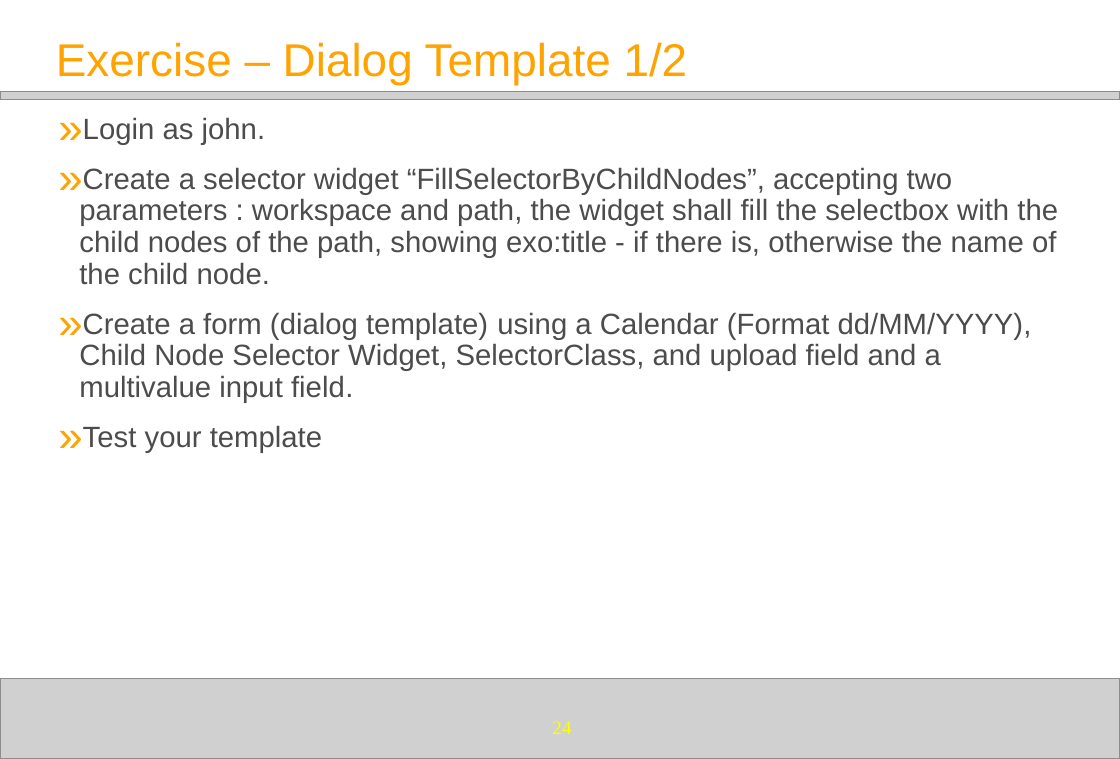
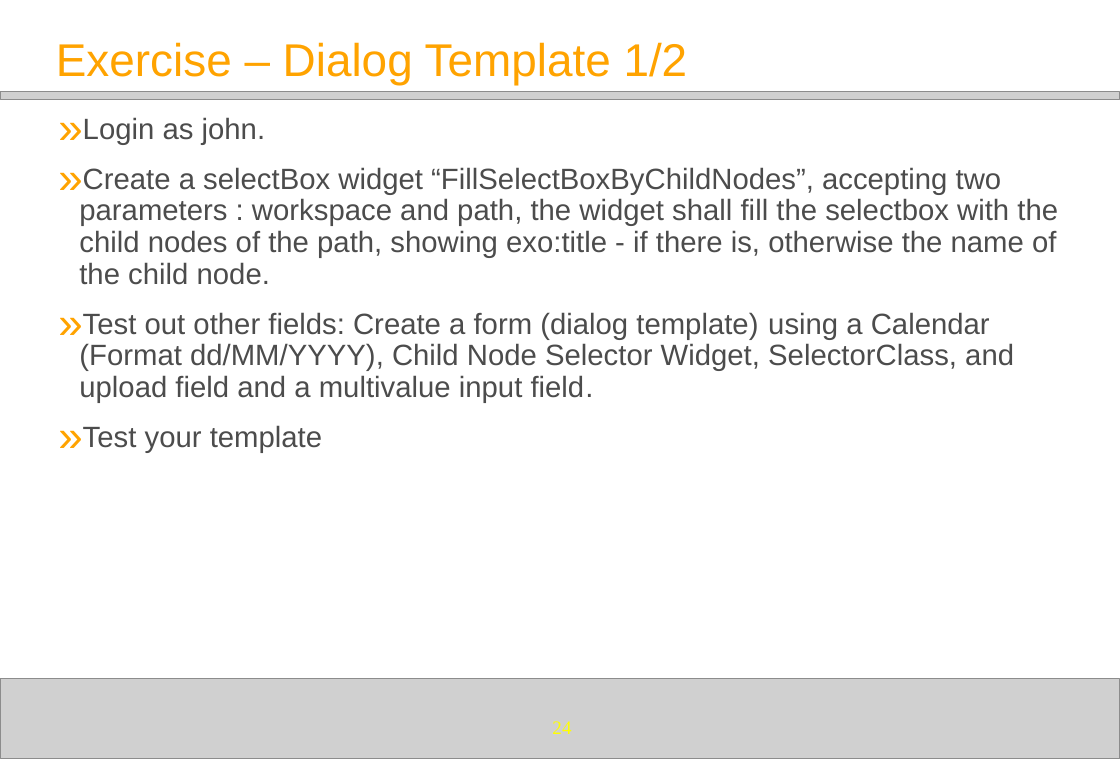
Before and after one commit to anhvurz90/training, a slide deck: slide 24 of plf3_5/eXoDeveloper/440-eXo-Content-for-Developers/440-eXo-Content-for-Developers.pptx. Drawn at 1120x759 pixels with LibreOffice and Linux fonts; fonts in the diff are those of the drawing; grey boxes stand for pictures; background and template pictures are left out. Boxes give left, top, right and bottom in pixels: in the first picture for what was removed or moved away, otherwise in the second. Text is boxed around its words. In the diff, an @@ line names an element or a change of style, - is before the commit and + after.

```diff
--- a/plf3_5/eXoDeveloper/440-eXo-Content-for-Developers/440-eXo-Content-for-Developers.pptx
+++ b/plf3_5/eXoDeveloper/440-eXo-Content-for-Developers/440-eXo-Content-for-Developers.pptx
@@ text at (79, 167, 1058, 403): text changed @@
-» Create a selector widget “FillSelectorByChildNodes”, accepting two parameters : workspace and path, the widget shall fill the selectbox with the child nodes of the path, showing exo:title - if there is, otherwise the name of the child node.
-» Create a form (dialog template) using a Calendar (Format dd/MM/YYYY), Child Node Selector Widget, SelectorClass, and upload field and a multivalue input field.
+» Create a selectBox widget “FillSelectBoxByChildNodes”, accepting two parameters : workspace and path, the widget shall fill the selectbox with the child nodes of the path, showing exo:title - if there is, otherwise the name of the child node.
+» Test out other fields: Create a form (dialog template) using a Calendar (Format dd/MM/YYYY), Child Node Selector Widget, SelectorClass, and upload field and a multivalue input field.
```
Also in this commit, not shown: 5 other slides changed.
